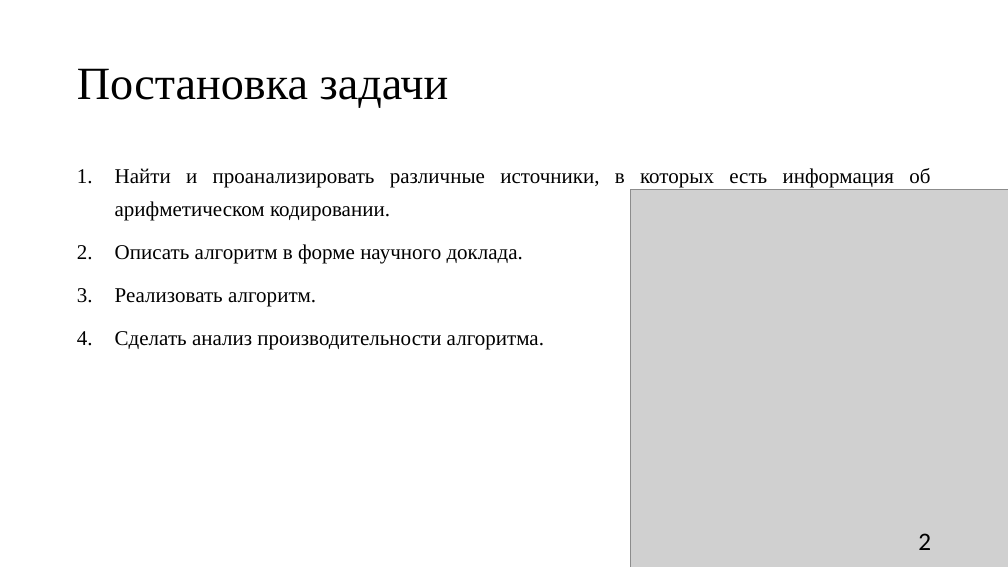
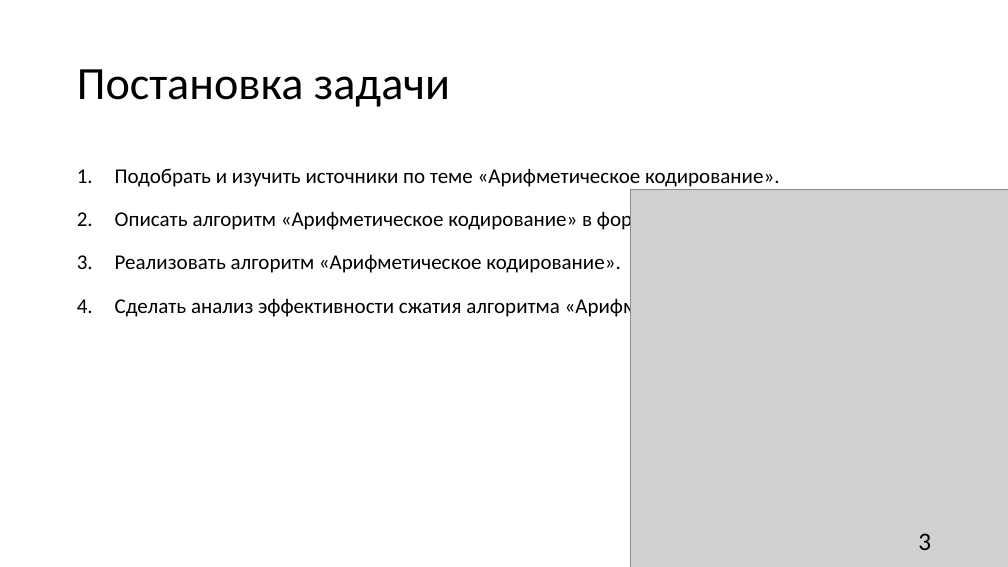
Before and after one commit to bezzzna/Algoritm, a slide deck: slide 3 of Arithmetic coding.pptx (slide 2 before the commit). Drawn at 1008x567 pixels with LibreOffice and Linux fonts; fonts in the diff are those of the drawing; grey boxes stand for pictures. Boxes give left, top, right and bottom in pixels: in the first picture for what was removed or moved away, otherwise in the second. Text is boxed around its words. In the diff, an @@ line names an element or a change of style, - is before the commit and + after.

```diff
--- a/Arithmetic coding.pptx
+++ b/Arithmetic coding.pptx
@@ title "Постановка задачи" at (77,69,450,107): font Times New Roman to Calibri @@
@@ text at (115,168,779,319): text changed; font Times New Roman to Calibri @@
-1. Найти и проанализировать различные источники, в которых есть информация об арифметическом кодировании.
-2. Описать алгоритм в форме научного доклада.
-3. Реализовать алгоритм.
-4. Сделать анализ производительности алгоритма.
+1. Подобрать и изучить источники по теме «Арифметическое кодирование».
+2. Описать алгоритм «Арифметическое кодирование» в форме научного доклада.
+3. Реализовать алгоритм «Арифметическое кодирование».
+4. Сделать анализ эффективности сжатия алгоритма «Арифметическое кодирование».
@@ page number at (918,533,931,550): text changed @@
-2
+3
```
Also in this commit, not shown: 6 other slides changed, 5 slides added, 4 slides removed.
